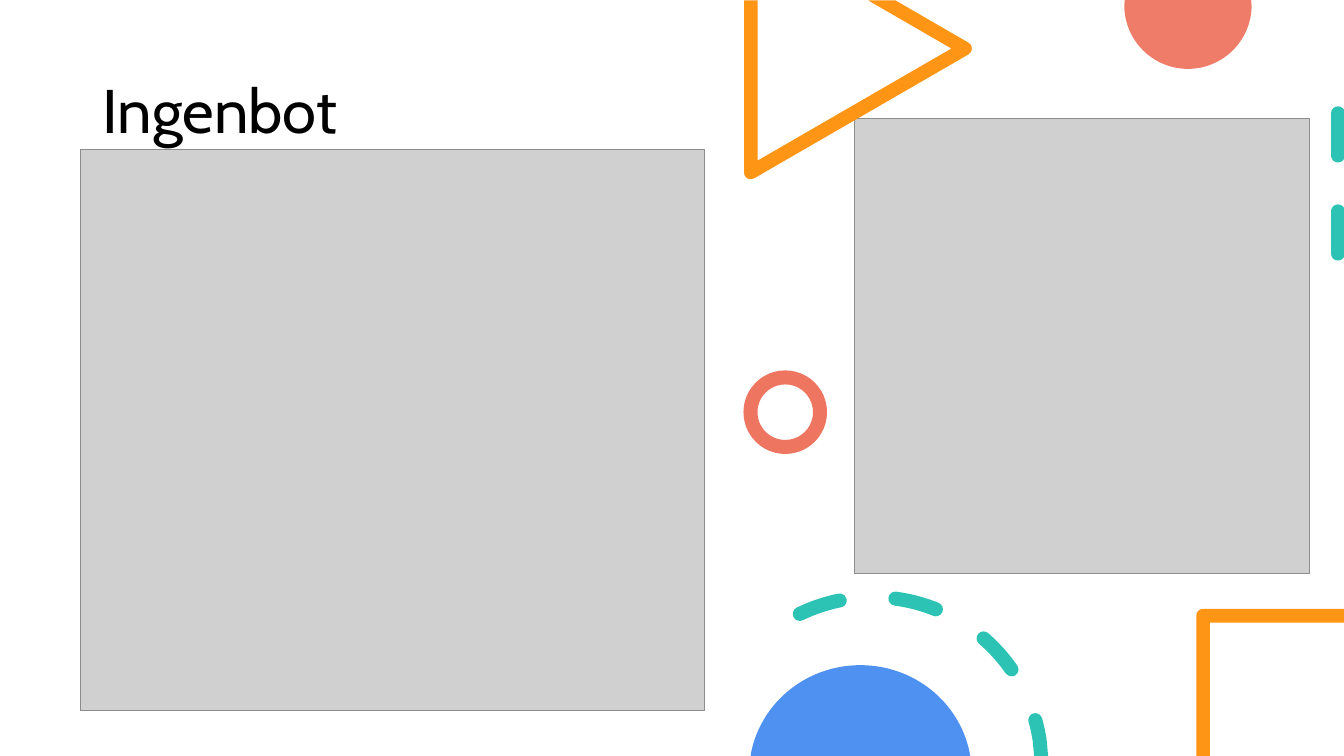
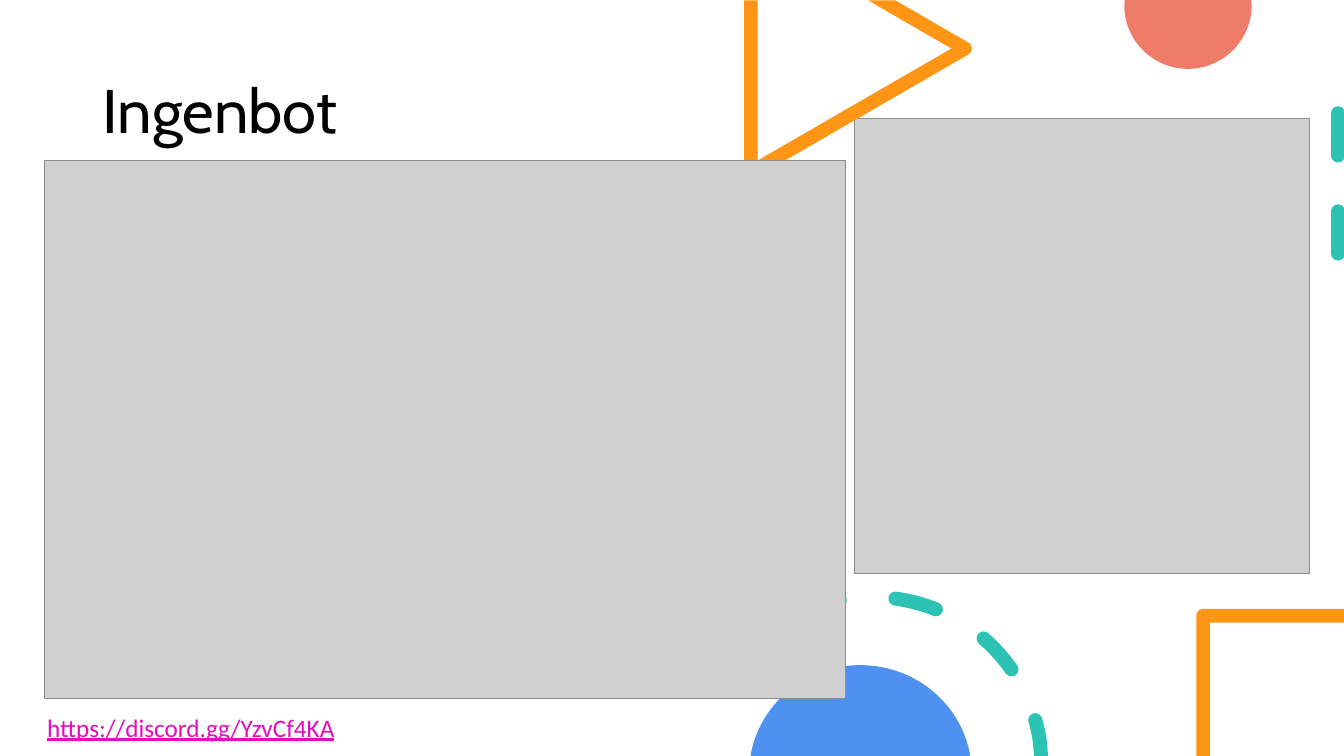
Before and after one commit to verebecske/URLanalyser, a slide deck: slide 5 of doc/ppt/DTdemo.pptx. Drawn at 1344x756 pixels with LibreOffice and Linux fonts; fonts in the diff are those of the drawing; grey boxes stand for pictures. Boxes give left, top, right and bottom in pixels: in the first picture for what was removed or moved away, otherwise in the second. Text is boxed around its words. In the diff, an @@ line names an element or a change of style, - is before the commit and + after.

```diff
--- a/doc/ppt/DTdemo.pptx
+++ b/doc/ppt/DTdemo.pptx
@@ picture: place and size @@
-picture at bbox=[81, 149, 706, 710]
+picture at bbox=[45, 160, 847, 699]
@@ ellipse removed at bbox=[751, 377, 821, 447] @@
@@ text added at bbox=[47, 719, 334, 742], 18 pt, text #E50CBC, underline @@
+https://discord.gg/YzvCf4KA
```
Also in this commit, not shown: 1 other slide changed, 1 slide added, 1 slide removed.
